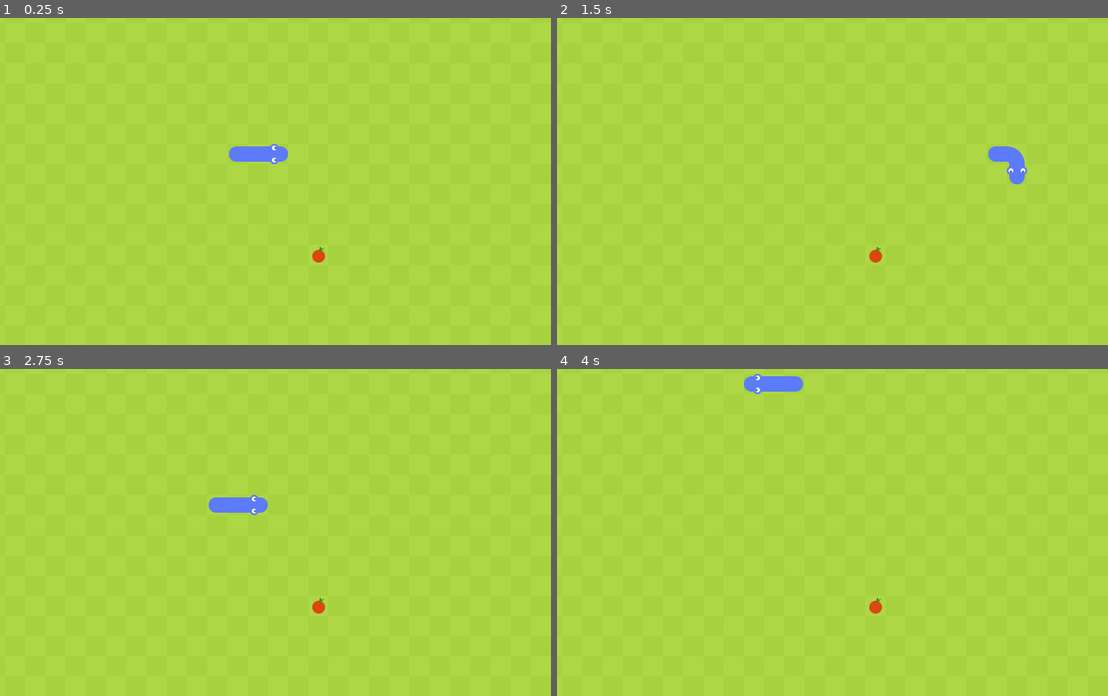
Above: before the commit, frames 1-4 (two rows, left to right).
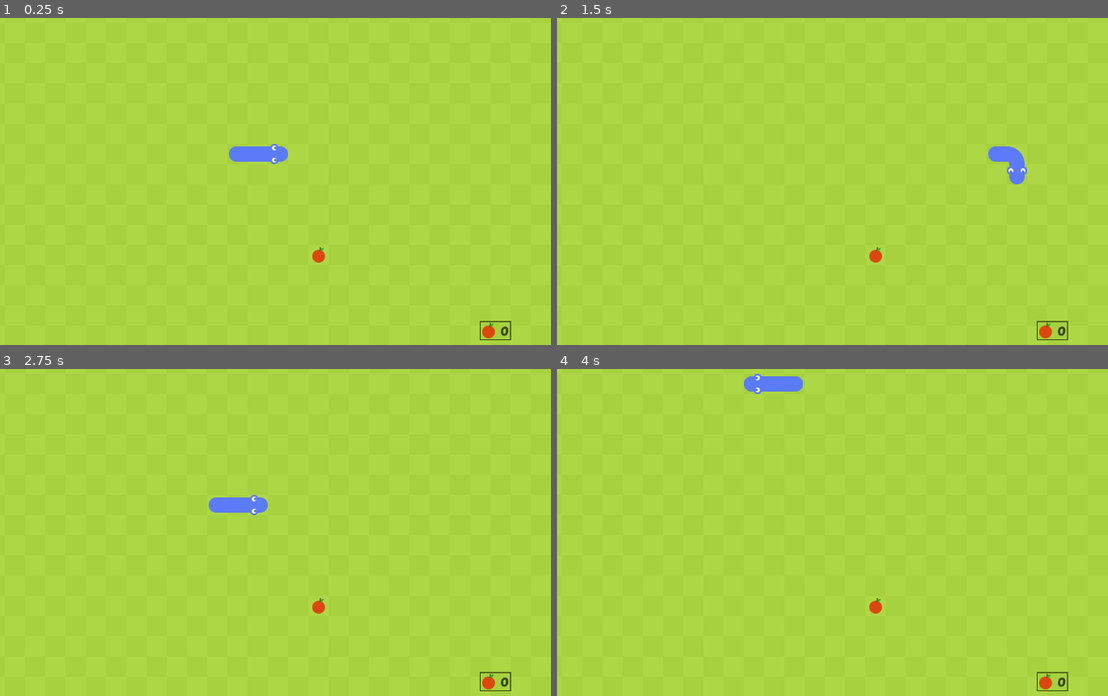
Above: after the commit, the same moments.

Repository: Martin4ndersen/Snake
Game: Godot game, scene res://game.tscn
Same seed, same stepped clock (60 frames per second), same inputs: the game is played once before the commit and once after it.
Inputs:
- Up to frame 1 (0.25 s): no input
- Up to frame 2 (1.5 s): hold Right (ui_right) 0.53-1.28 s; hold Down (ui_down) from 1.28 s (still down)
- Up to frame 3 (2.75 s): release Down (ui_down) at 2.03 s; hold Right (ui_right) from 2.03 s (still down)
- Up to frame 4 (4 s): release Right (ui_right) at 2.78 s; hold Up (ui_up) 2.78-3.53 s; hold Left (ui_left) from 3.53 s (still down)

The runs differ from the first frame. In frame 1, 0.2% of the frame differs, in the area x 87-93%, y 92-99%; in frame 2, 0.2%; in frame 3, 0.2%; in frame 4, 0.2%.

Commit message:
feat: add score
- Emit signal when snakes collides and connect to the signal to reset the score to 0.
- Update screen shot.

Diff:
--- a/game.gd
+++ b/game.gd
@@ -11,9 +11,13 @@
 # and adds the snake as a child of the current node to manage it within the scene.
 func _ready() -> void:
 	snake = Snake.new($Grid/Objects)
+	snake.connect("snake_collision", Callable(self, "_on_snake_collision"))
 	add_child(snake)
 
 	add_fruit()
+
+func _on_snake_collision():
+	$UserInterface/Score.text = "0"
 
 # Called every frame to update the game state. 'delta' represents the time elapsed since the last frame.
 # This function handles player input, updates the movement timer, and moves and redraws the snake
@@ -33,6 +37,11 @@
 			fruit.queue_free()
 			snake.grow()
 
+			# Convert the current score to an integer, increment it, and set it back as text
+			var current_score = int($UserInterface/Score.text)
+			var new_score = current_score + 1
+			$UserInterface/Score.text = str(new_score)
+
 			# Add new fruit after a delay.
 			await get_tree().create_timer(1.0).timeout
 			add_fruit()
--- a/game.tscn
+++ b/game.tscn
@@ -1,9 +1,10 @@
-[gd_scene load_steps=9 format=3 uid="uid://cnqcq21sid7m8"]
+[gd_scene load_steps=11 format=3 uid="uid://cnqcq21sid7m8"]
 
 [ext_resource type="Script" path="res://game.gd" id="1_7475o"]
 [ext_resource type="Texture2D" uid="uid://isv4sfevij80" path="res://objects.png" id="2_5vc0c"]
 [ext_resource type="Script" path="res://grid.gd" id="2_7ngep"]
 [ext_resource type="Texture2D" uid="uid://orhdjvwd6j8m" path="res://grass.png" id="2_rjt54"]
+[ext_resource type="FontFile" uid="uid://vj68qwk2sfj3" path="res://poetsen-one-regular.ttf" id="5_rtjs4"]
 
 [sub_resource type="TileSetAtlasSource" id="TileSetAtlasSource_brrx7"]
 texture = ExtResource("2_rjt54")
@@ -38,6 +39,18 @@
 tile_size = Vector2i(40, 40)
 sources/0 = SubResource("TileSetAtlasSource_gnqsg")
 
+[sub_resource type="StyleBoxFlat" id="StyleBoxFlat_i3d7m"]
+content_margin_left = 40.0
+content_margin_top = 4.0
+content_margin_right = 5.0
+content_margin_bottom = 4.0
+bg_color = Color(0.654902, 0.819608, 0.239216, 1)
+border_width_left = 2
+border_width_top = 2
+border_width_right = 2
+border_width_bottom = 2
+border_color = Color(0.219608, 0.290196, 0.0470588, 1)
+
 [node name="Game" type="Node2D"]
 script = ExtResource("1_7475o")
 
@@ -49,3 +62,25 @@
 
 [node name="Objects" type="TileMapLayer" parent="Grid"]
 tile_set = SubResource("TileSet_r6wv6")
+
+[node name="UserInterface" type="CanvasLayer" parent="."]
+
+[node name="Score" type="Label" parent="UserInterface"]
+offset_left = 1139.0
+offset_top = 631.0
+offset_right = 1201.0
+offset_bottom = 669.0
+theme_override_colors/font_color = Color(0.219608, 0.290196, 0.0470588, 1)
+theme_override_constants/outline_size = 0
+theme_override_fonts/font = ExtResource("5_rtjs4")
+theme_override_font_sizes/font_size = 25
+theme_override_styles/normal = SubResource("StyleBoxFlat_i3d7m")
+text = "0"
+horizontal_alignment = 2
+vertical_alignment = 1
+
+[node name="Sprite2D" type="Sprite2D" parent="UserInterface"]
+position = Vector2(1156, 650)
+texture = ExtResource("2_5vc0c")
+region_enabled = true
+region_rect = Rect2(0, 0, 40, 40)
--- a/snake.gd
+++ b/snake.gd
@@ -8,6 +8,7 @@
 var snake_directions: Array[Vector2i]
 var sprite_size : float = 40.0  # Size of the sprite in pixels
 var window_size : Vector2i
+signal snake_collision
 
 # Constructor for the snake object. It initializes the snake by passing a reference to the grid node
 # and calls the `reset` function to set up the initial state of the snake.
@@ -20,6 +21,7 @@
 # which will be used to check for edge collisions.
 func _ready() -> void:
 	window_size = get_viewport_rect().size
+	connect("snake_collision", Callable(self, "reset"))
 
 # Handles player input to change the snake's direction based on arrow key presses.
 # The snake can only move in a direction that is not opposite to its current direction,
@@ -48,7 +50,7 @@
 	snake_directions[0] = direction
 
 	if is_collision_with_edges() or is_collision_with_self():
-		reset()
+		emit_signal("snake_collision")
 
 func get_head_position() -> Vector2i:
 	return snake_segments[0]
Binary file added: poetsen-one-regular.ttf
Not shown, added: poetsen-one-regular.ttf.import
Binary file changed: screenshot.png
